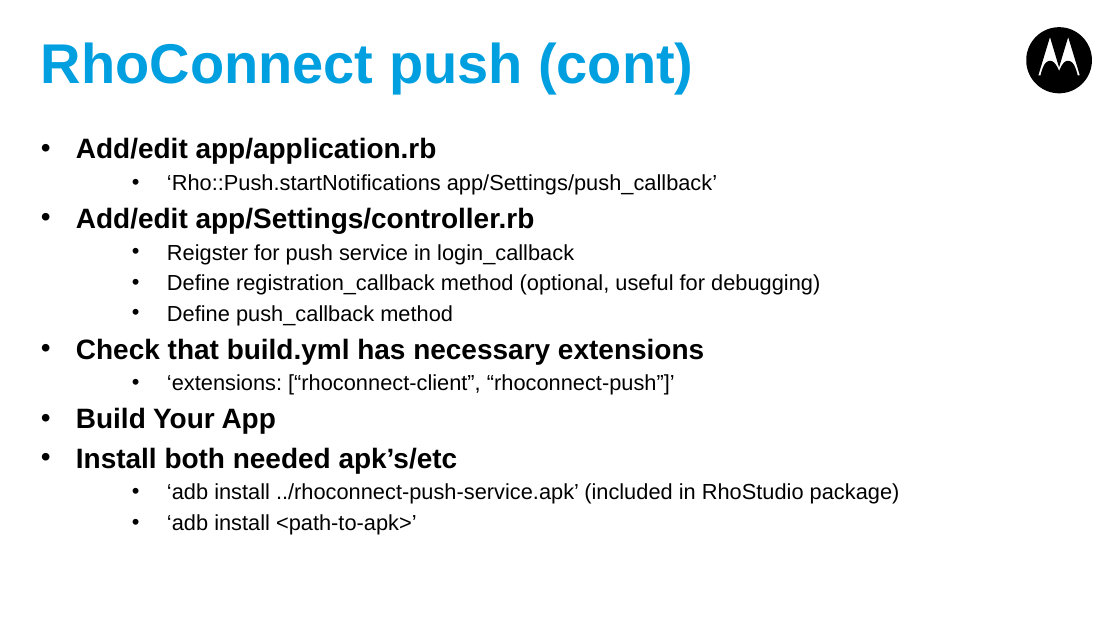
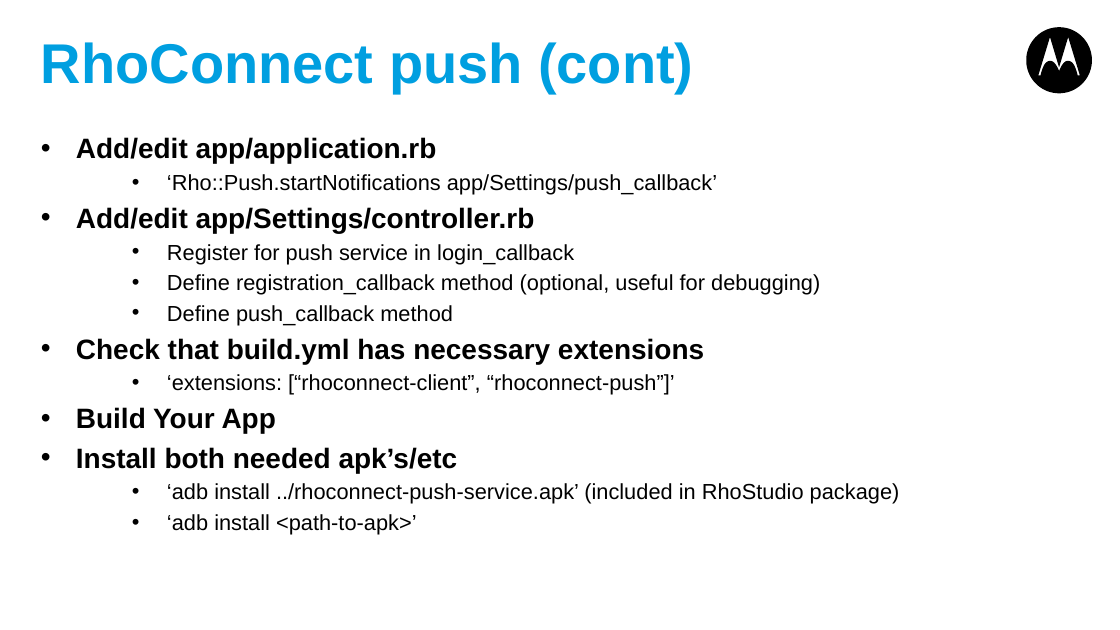
Before and after one commit to shurab/Rhoconnect-Push-Demo, a slide deck: slide 8 of RhoConnect-Push.pptx. Drawn at 1120x630 pixels with LibreOffice and Linux fonts; fonts in the diff are those of the drawing. Boxes give left, top, right and bottom in pixels: in the first picture for what was removed or moved away, otherwise in the second. Text is boxed around its words. In the diff, an @@ line names an element or a change of style, - is before the commit and + after.

Commit message:
Updated deck

```diff
--- a/RhoConnect-Push.pptx
+++ b/RhoConnect-Push.pptx
@@ text at [167, 244, 574, 264]: text changed @@
-  • Reigster for push service in login_callback
+  • Register for push service in login_callback
```
